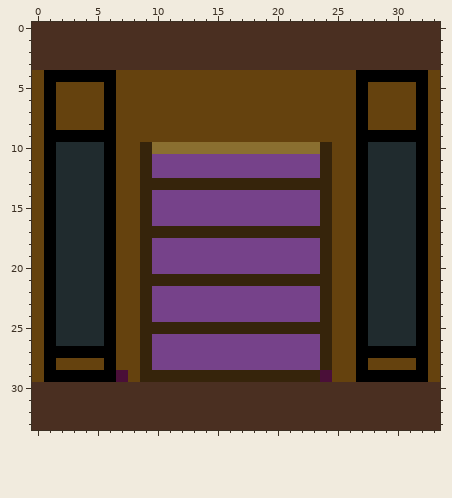
Pixel-art file: Assets/Maps/GrandArchives/BookshelfCell.aseprite. Above: the version before the commit.
34x34 pixels, 1 frame.
Once edited:
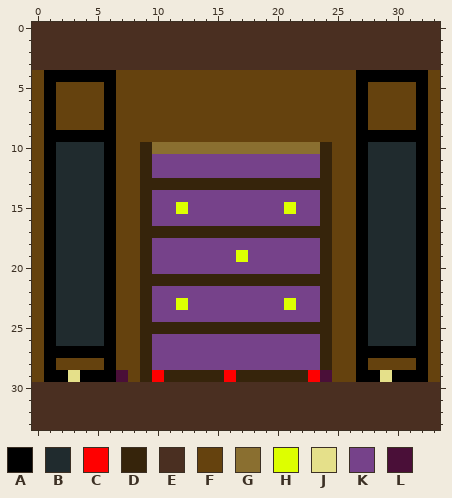
Palette (. is transparent): A #000000  B #202b2e  C #ff0000  D #36240b  E #4a2f21  F #65420e  G #8a6f30  H #ddff00  J #e5e08a  K #76428a  L #4a0f38
Changes in this commit:
layer "Spawns" added
Layers "Spawns", "Objects":
y 15: x 12 K -> H; x 21 K -> H
y 19: x 17 K -> H
y 23: x 12 K -> H; x 21 K -> H
y 29: x 3 A -> J; x 10 D -> C; x 16 D -> C; x 23 D -> C; x 29 A -> J
Where, in picture pixels (left, top, right, bottom), the same in both pictures:
changed: (176, 202, 248, 310)
changed: (284, 202, 296, 214)
changed: (284, 298, 296, 310)
changed: (68, 370, 80, 382)
changed: (152, 370, 164, 382)
changed: (224, 370, 236, 382)
changed: (308, 370, 320, 382)
changed: (380, 370, 392, 382)
